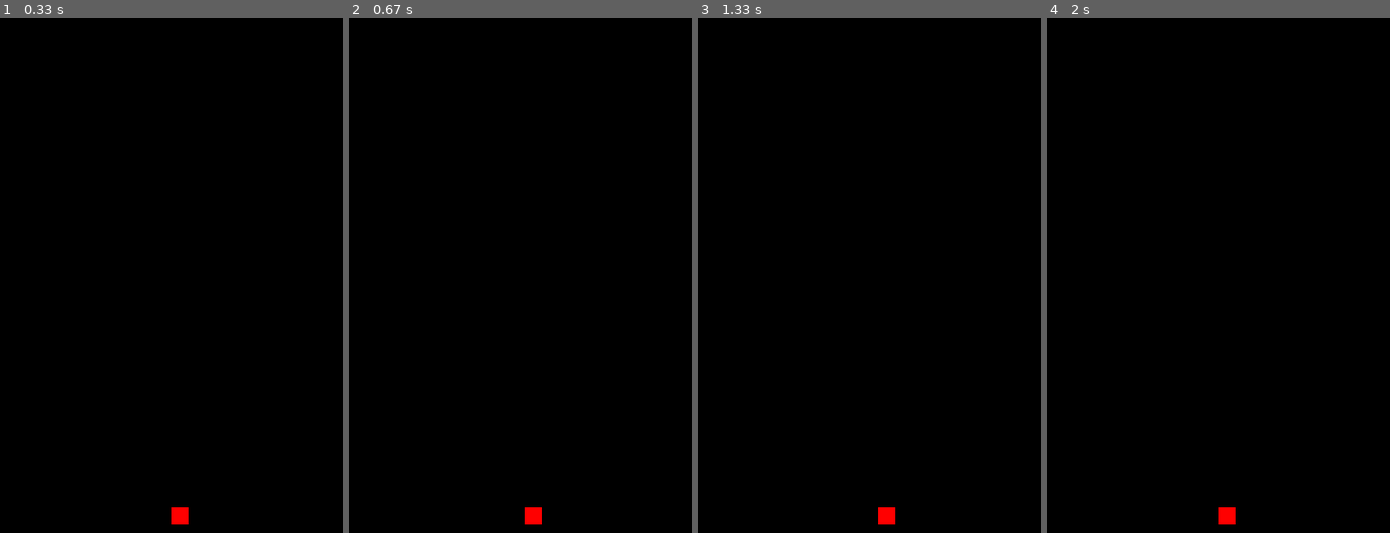
Above: before the commit, frames 1-4 (left to right).
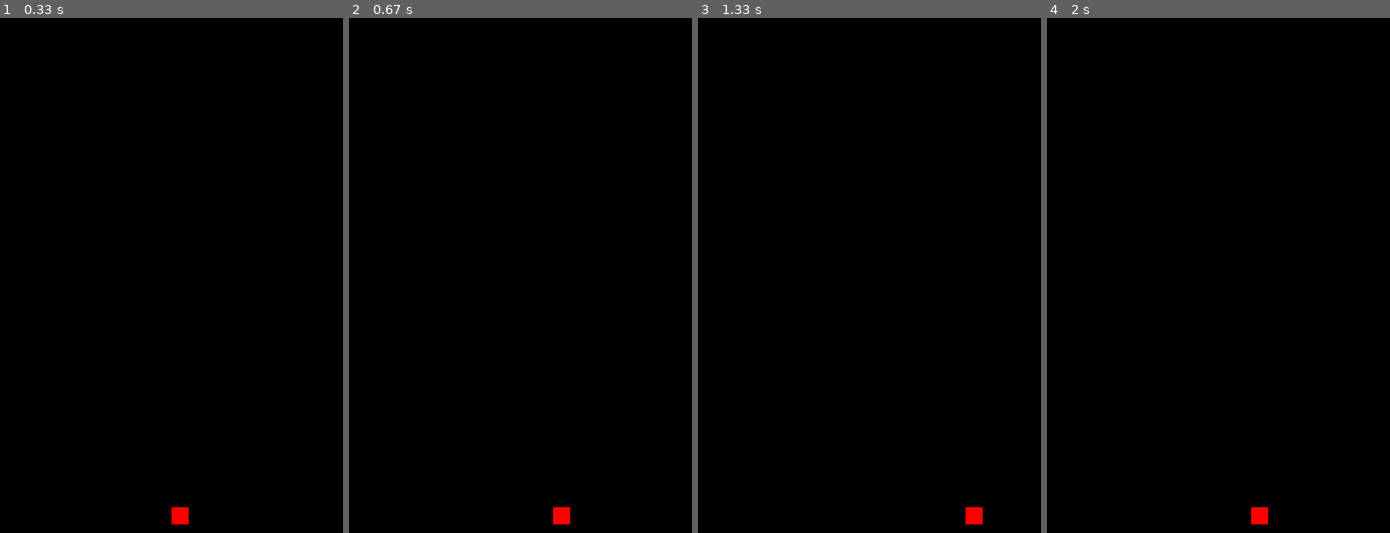
Above: after the commit, the same moments.

Repository: jgussman/PyGameSpaceInvaders
Game: pygame game, started from SpaceInvaders/spaceinvaders.py
The game is run twice, just before and just after one commit, with the same random seed, the same clock (stepped at 60 frames per second) and the same inputs.
Inputs:
- Up to frame 1 (0.33 s): no input
- Up to frame 2 (0.67 s): hold Right from 0.33 s (still down)
- Up to frame 3 (1.33 s): release Right at 0.8 s; hold Right 0.83-1.3 s
- Up to frame 4 (2 s): hold Left 1.33-1.87 s; hold Left from 1.9 s (still down)

Frame 1 is identical in both runs. In frame 2, 0.3% of the frame differs, in the area x 51-65%, y 95-99%; in frame 3, 0.3%; in frame 4, 0.3%.

Commit message:
fixed defender movement

Diff:
--- a/SpaceInvaders/spaceinvaders.py
+++ b/SpaceInvaders/spaceinvaders.py
@@ -32,23 +32,26 @@
         self.w = w
         self.x = x
         self.y = y
-        pygame.draw.rect(gameDisplay,red,
-                        [x,y,h,w])
+        self.rect = pygame.draw.rect(gameDisplay,red,
+                                    [x,y,h,w])
 
-    def update(self,x_change):
-        self.x += x_change
+    def update(self):
+        keys = pygame.key.get_pressed()
+        if keys[pygame.K_LEFT]:
+            self.x += -2
+            self.rect.move_ip(self.x,self.y)
+        if keys[pygame.K_RIGHT]:
+            self.x += 2
+            self.rect.move_ip(self.x,self.y)
+
+    def draw(self,surface):
         pygame.draw.rect(gameDisplay,red,
                          [self.x,self.y,self.h,self.w])
 
-def defender(x = 0,y = 0):
-    h,w = DefenderSize
-    pygame.draw.rect(gameDisplay,red,
-                    [display_width*.5,display_height*.85,h,w])
-
-
 def game_loop():
     gameExit = False
-
+    movements = {pygame.K_LEFT: -5,
+                 pygame.K_RIGHT: 5}
     while not gameExit:
         x_change = 0
         for event in pygame.event.get():
@@ -56,17 +59,9 @@
                 pygame.quit()
                 quit()
 
-            keys_pressed = pygame.key.get_pressed()
-
-            if keys_pressed[K_SPACE]:
-                pass #shoot
-            if keys_pressed[K_LEFT]:
-                x_change = -5
-            if keys_pressed[K_RIGHT]:
-                x_change = 5
-
         gameDisplay.fill(black)
-        defender.update(x_change)
+        defender.draw(gameDisplay)
+        defender.update()
         pygame.display.update()
 
         clock.tick(60)
